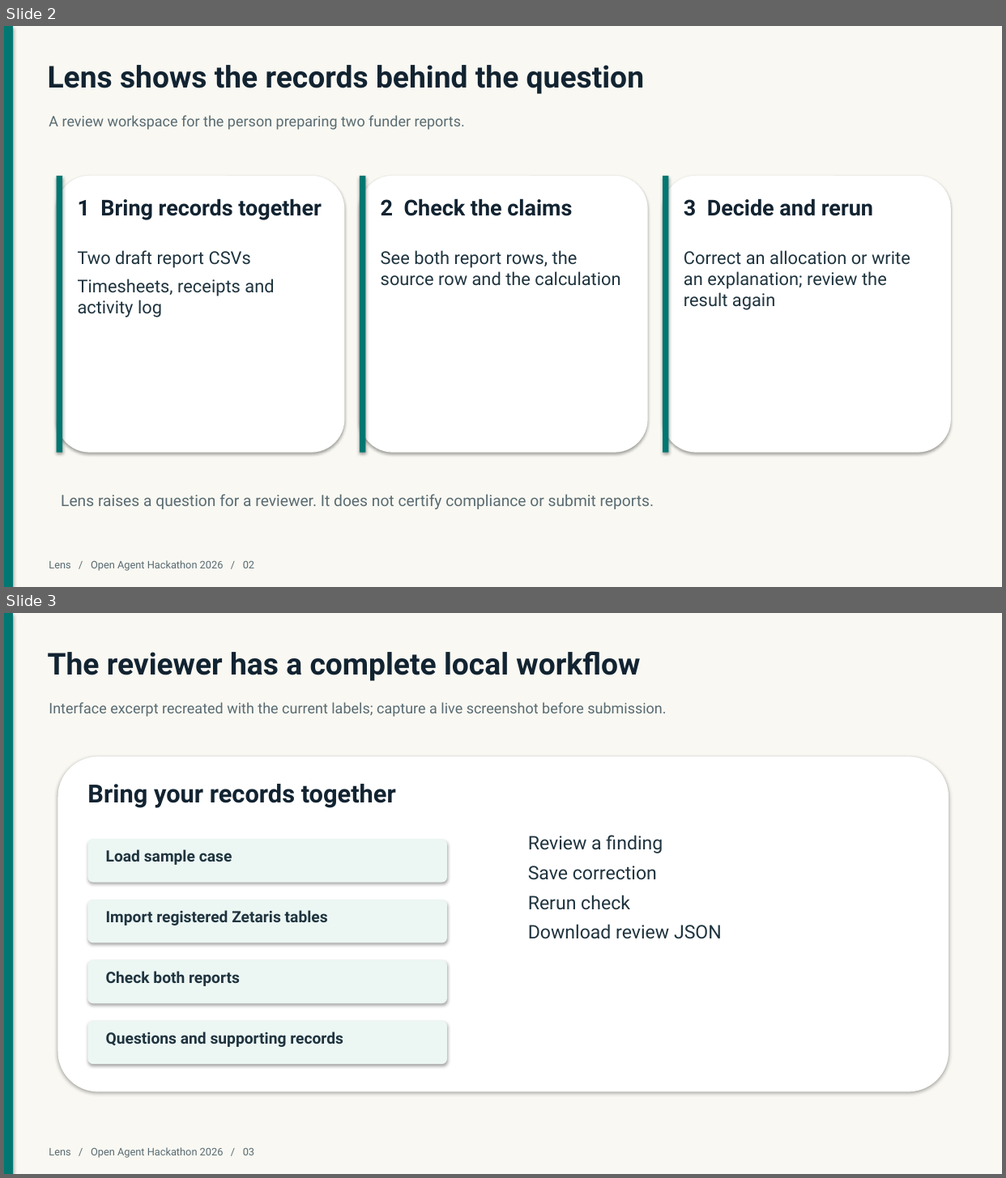
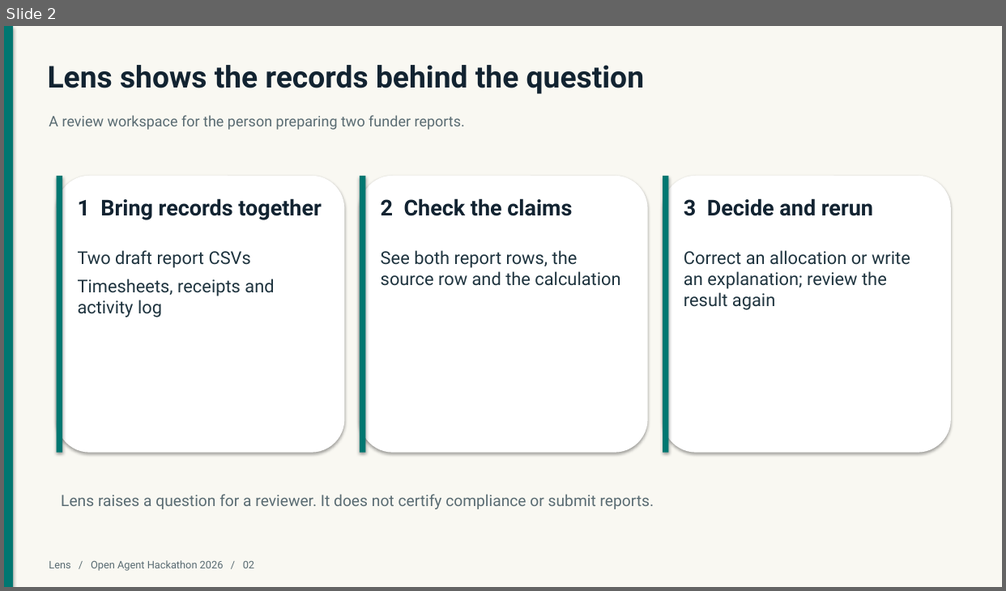
Before and after one commit to Techkeyy/lens-grant-review, a slide deck: docs/Lens_Open_Agent_Hackathon_2026.pptx. Shown one above the other, each under a label of ours: slides 2 and 3 before the commit, slide 2 after it. The pictures are 1006x1178 and 1006x591 pixels, drawn with LibreOffice and Linux fonts; fonts in the diff are those of the drawing. Boxes give left, top, right and bottom in pixels: in the first picture for what was removed or moved away, otherwise in the second. Text is boxed around its words. In the diff, an @@ line names an element or a change of style, - is before the commit and + after.

```diff
--- a/docs/Lens_Open_Agent_Hackathon_2026.pptx
+++ b/docs/Lens_Open_Agent_Hackathon_2026.pptx
@@ slide 3 removed at (4,613,1002,1174), background #F9F8F2 @@
@@ rectangle removed at (4,613,13,1174) @@
@@ text removed at (48,651,640,681) @@
-The reviewer has a complete local workflow
@@ text removed at (49,702,666,717) @@
-Interface excerpt recreated with the current labels; capture a live screenshot before submission.
@@ rounded rectangle removed at (58,756,948,1093) @@
@@ text removed at (87,784,396,808) @@
-Bring your records together
@@ rounded rectangle removed at (88,839,447,883) @@
@@ text removed at (106,850,232,865) @@
-Load sample case
@@ text removed at (528,835,722,939) @@
-Review a finding
-Save correction
-Rerun check
-Download review JSON
@@ rounded rectangle removed at (88,900,447,943) @@
@@ text removed at (106,910,328,926) @@
-Import registered Zetaris tables
@@ rounded rectangle removed at (88,960,447,1003) @@
@@ text removed at (106,971,240,986) @@
-Check both reports
@@ rounded rectangle removed at (88,1021,447,1064) @@
@@ text removed at (106,1032,343,1047) @@
-Questions and supporting records
@@ text removed at (49,1148,254,1158) @@
-Lens / Open Agent Hackathon 2026 / 03
```
Also in this commit, not shown: 2 slides changed, 2 slides added, 1 other slide removed, 17 other files.
